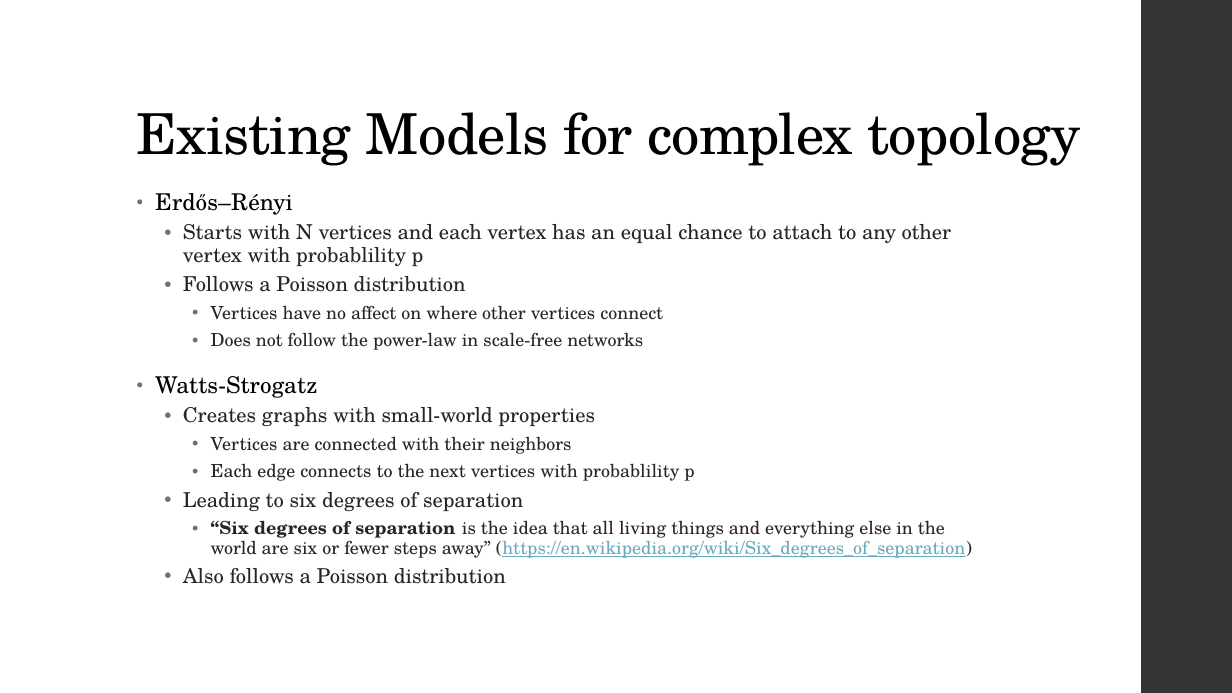
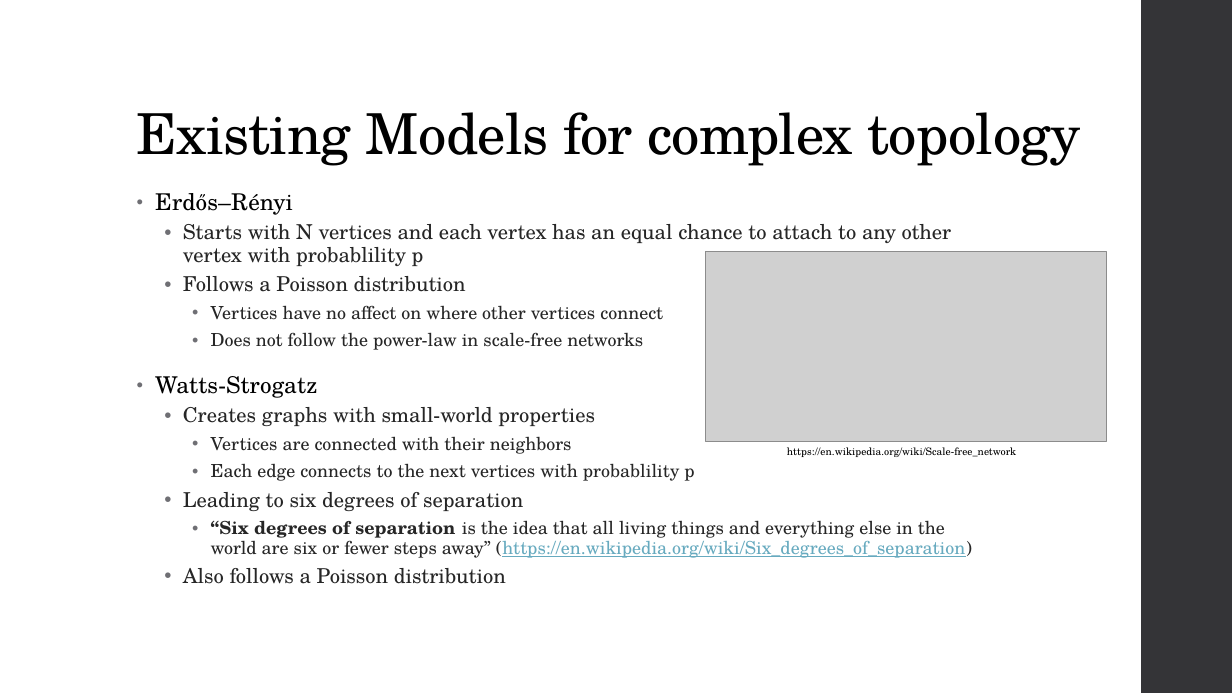
Before and after one commit to JefreyHildebrandt/UCF-Schoolwork, a slide deck: slide 8 of CAP6675 - Complex Adaptive Systems/EmergenceOfScalingPresentation/PresentationDraft2.pptx. Drawn at 1232x693 pixels with LibreOffice and Linux fonts; fonts in the diff are those of the drawing; grey boxes stand for pictures. Boxes give left, top, right and bottom in pixels: in the first picture for what was removed or moved away, otherwise in the second. Text is boxed around its words. In the diff, an @@ line names an element or a change of style, - is before the commit and + after.

```diff
--- a/CAP6675 - Complex Adaptive Systems/EmergenceOfScalingPresentation/PresentationDraft2.pptx
+++ b/CAP6675 - Complex Adaptive Systems/EmergenceOfScalingPresentation/PresentationDraft2.pptx
@@ picture added at [705,252,1107,442] @@
@@ text added at [787,447,1016,457], 8 pt, text #000000 @@
+https://en.wikipedia.org/wiki/Scale-free_network
```
Also in this commit, not shown: 10 other slides changed.
